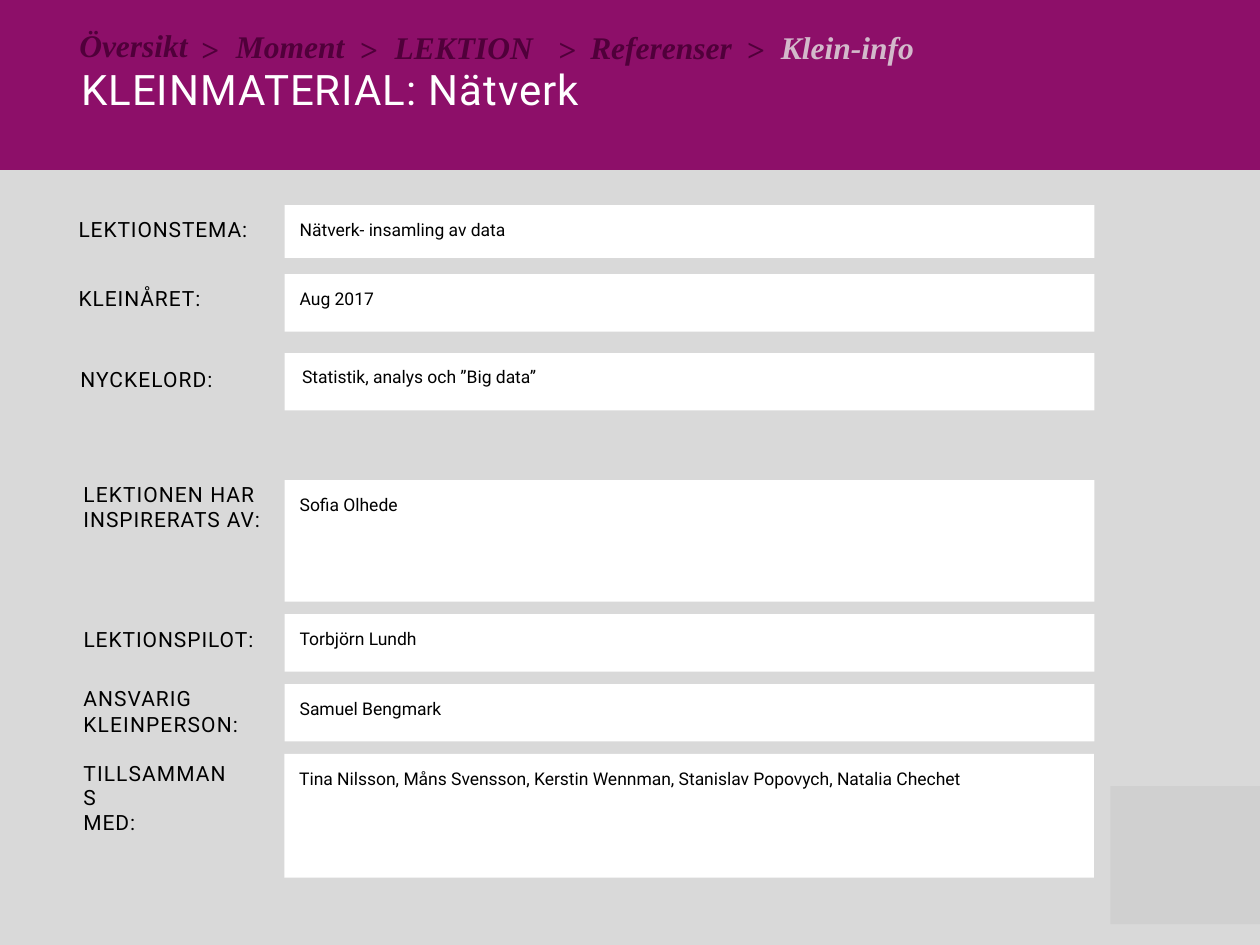
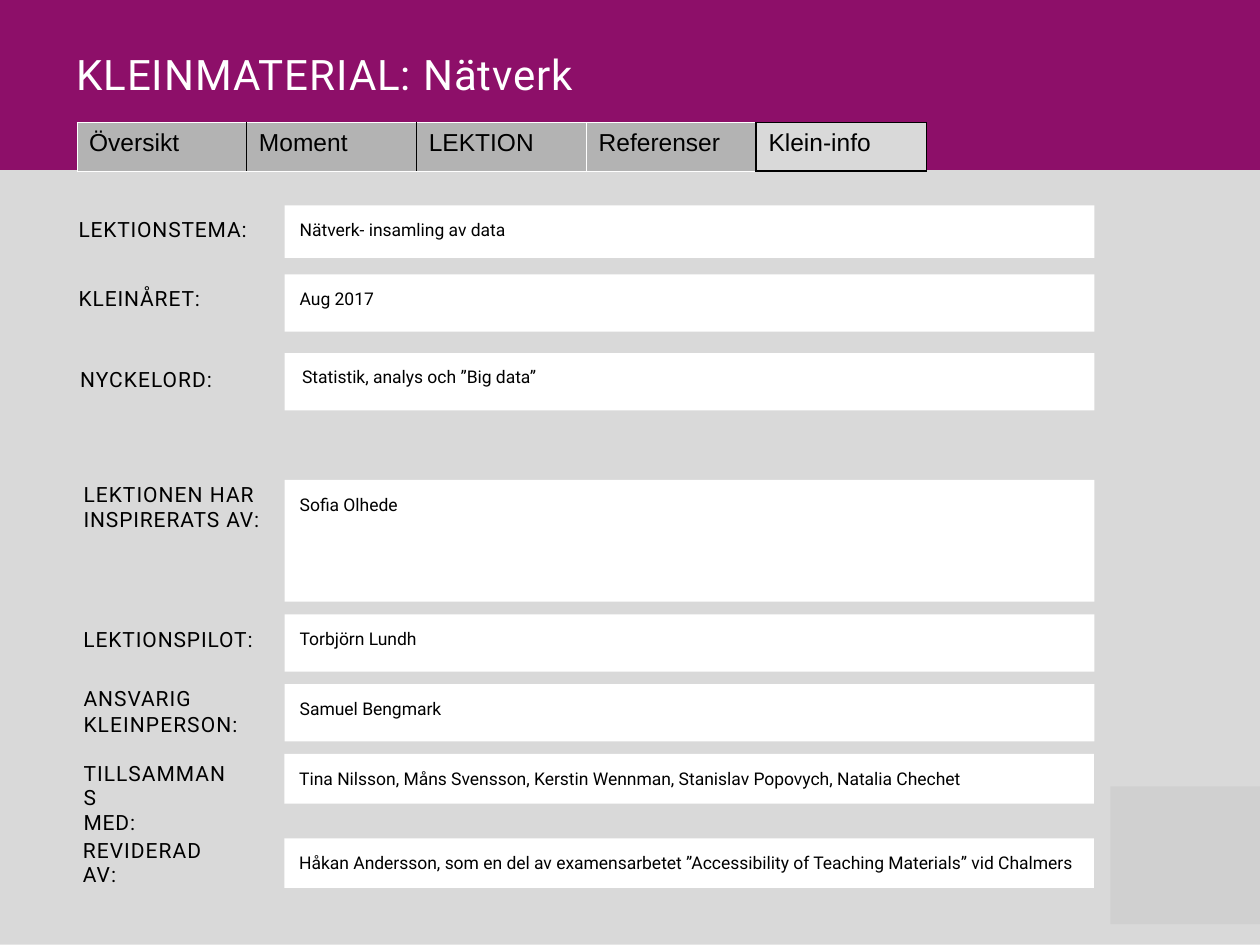
Before and after one commit to Niwsters/teaching-materials-thesis, a slide deck: slide 10 of revisions/2017-nätverk/material_nätverk_revision.pptx. Drawn at 1260x945 pixels with LibreOffice and Linux fonts; fonts in the diff are those of the drawing; grey boxes stand for pictures. Boxes give left, top, right and bottom in pixels: in the first picture for what was removed or moved away, otherwise in the second. Text is boxed around its words. In the diff, an @@ line names an element or a change of style, - is before the commit and + after.

Commit message:
Completed a revision on nätverk, polished a part in Discussion and locked ASD-picture so that it would show up in the correct spot.

```diff
--- a/revisions/2017-nätverk/material_nätverk_revision.pptx
+++ b/revisions/2017-nätverk/material_nätverk_revision.pptx
@@ text "KLEINMATERIAL: Nätverk": place and size @@
-text "KLEINMATERIAL: Nätverk" at <box>81,73,579,106</box>
+text "KLEINMATERIAL: Nätverk" at <box>76,58,573,91</box>
@@ group removed at <box>200,30,914,66</box>: 5 texts @@
->
-Klein-info
->
->
->
@@ table added at <box>77,122,927,170</box>, 1 rows, 5 columns @@
+Översikt | Moment | LEKTION | Referenser | Klein-info
@@ freeform shape at <box>285,684,1095,741</box>: outline redrawn @@
@@ freeform shape: place and size @@
-freeform shape at <box>285,753,1095,877</box>
+freeform shape at <box>285,753,1094,803</box>
@@ freeform shape added at <box>285,838,1094,887</box>, fill #FFFFFF @@
@@ text added at <box>83,843,201,882</box>, 12 pt, text #000000 @@
+REVIDERAD AV:
@@ text at <box>299,855,1072,873</box>: paragraph added @@
+Håkan Andersson, som en del av examensarbetet ”Accessibility of Teaching Materials” vid Chalmers
```
Also in this commit, not shown: 9 other slides changed, 2 other files.
